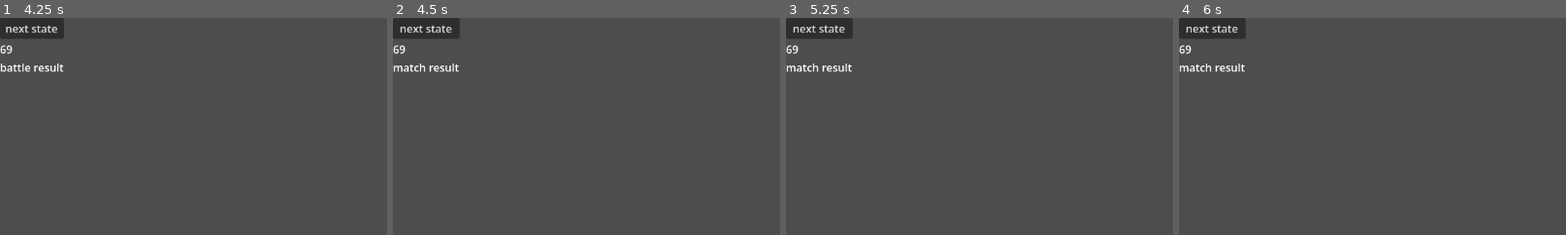
Above: before the commit, frames 1-4 (left to right).
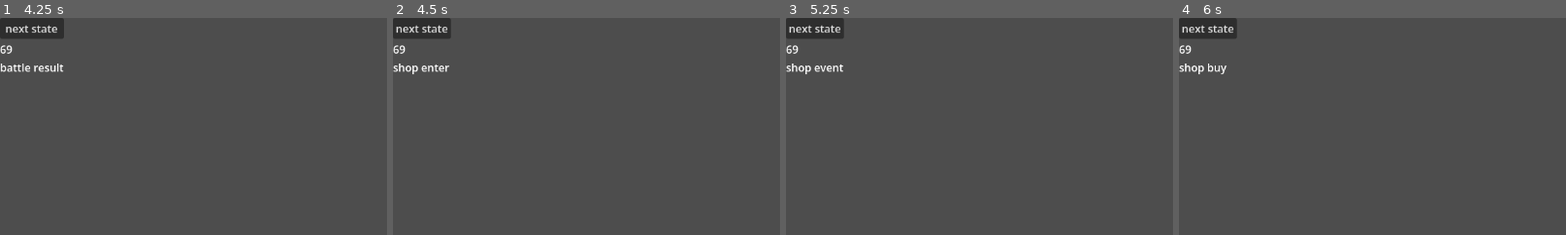
Above: after the commit, the same moments.

Repository: em-r-linso/autobattler
Game: Godot game, scene res://main.tscn
Two runs of this game, one before a commit and one after it. Both use one fixed random seed, a clock stepped at 60 frames per second and the inputs below.
Inputs (mouse positions are % of the whole screen's width and height, from its top left):
- Up to frame 1 (4.25 s): click "next state" at 0.5 s; click "next state" at 1.25 s; click "next state" at 2 s; tap Enter at 2.75 s; move the mouse to (72, 45) at 2.77 s; click (72, 45) at 2.92 s; tap Space at 3.5 s; move the mouse to (30, 55) at 3.52 s; click (30, 55) at 3.67 s
- Up to frame 2 (4.5 s): tap Enter at 4.25 s; move the mouse to (60, 28) at 4.27 s; click (60, 28) at 4.42 s
- Up to frame 3 (5.25 s): tap Space at 5 s; move the mouse to (45, 70) at 5.02 s; click (45, 70) at 5.17 s
- Up to frame 4 (6 s): tap Enter at 5.75 s; move the mouse to (80, 65) at 5.77 s; click (80, 65) at 5.92 s
The pictures show only the part of the screen within x 0-50%, y 0-50%; the shares and areas given below are measured in that part.

Frame 1 is identical in both runs. In frame 2, 0.9% of the frame differs, in the area x 0-18%, y 0-26%; in frame 3, 0.9%; in frame 4, 0.9%.
Error before the commit: Out of bounds get index '7' (on base: 'Dictionary') (res://state_label.gd:13)

Commit message:
Add logic to loop states

Diff:
--- a/game_manager.gd
+++ b/game_manager.gd
@@ -57,4 +57,8 @@
 
 
 func on_next_state_button_pressed():
-	state += 1
+	match state:
+		STATE.BATTLE_RESULT:
+			state = STATE.SHOP_ENTER
+		_:
+			state += 1
--- a/main.tscn
+++ b/main.tscn
@@ -1,7 +1,6 @@
 [gd_scene format=3 uid="uid://fjcqnixt2dp4"]
 
 [ext_resource type="Script" uid="uid://bmbhtuklso6m" path="res://game_manager.gd" id="1_ig7tw"]
-[ext_resource type="Script" uid="uid://t7vsv4gfupph" path="res://signal_bus.gd" id="2_0xm2m"]
 [ext_resource type="Script" uid="uid://db53osn54d2a7" path="res://next_state_button.gd" id="4_1bvp3"]
 [ext_resource type="Script" uid="uid://bijpdptop5vfj" path="res://money_label.gd" id="4_lquwl"]
 [ext_resource type="Script" uid="uid://61gs4rx5ybou" path="res://state_label.gd" id="5_lquwl"]
@@ -11,9 +10,6 @@
 [node name="game manager" type="Node" parent="." unique_id=1929405047]
 script = ExtResource("1_ig7tw")
 initial_money = 69
-
-[node name="signal bus" type="Node" parent="." unique_id=489246307]
-script = ExtResource("2_0xm2m")
 
 [node name="placeholder ui container" type="VBoxContainer" parent="." unique_id=373669900]
 offset_right = 40.0
--- a/money_label.gd
+++ b/money_label.gd
@@ -1,3 +1,4 @@
+class_name MoneyLabel
 extends Label
 
 
--- a/next_state_button.gd
+++ b/next_state_button.gd
@@ -1,3 +1,4 @@
+class_name NextStateButton
 extends Button
 
 
--- a/project.godot
+++ b/project.godot
@@ -21,7 +21,7 @@
 
 [editor_plugins]
 
-enabled=PackedStringArray("res://addons/AsepriteWizard/plugin.cfg", "res://addons/ridiculous_coding/plugin.cfg")
+enabled=PackedStringArray("res://addons/ridiculous_coding/plugin.cfg")
 
 [physics]
 
--- a/state_label.gd
+++ b/state_label.gd
@@ -1,3 +1,4 @@
+class_name StateLabel
 extends Label
 
 
